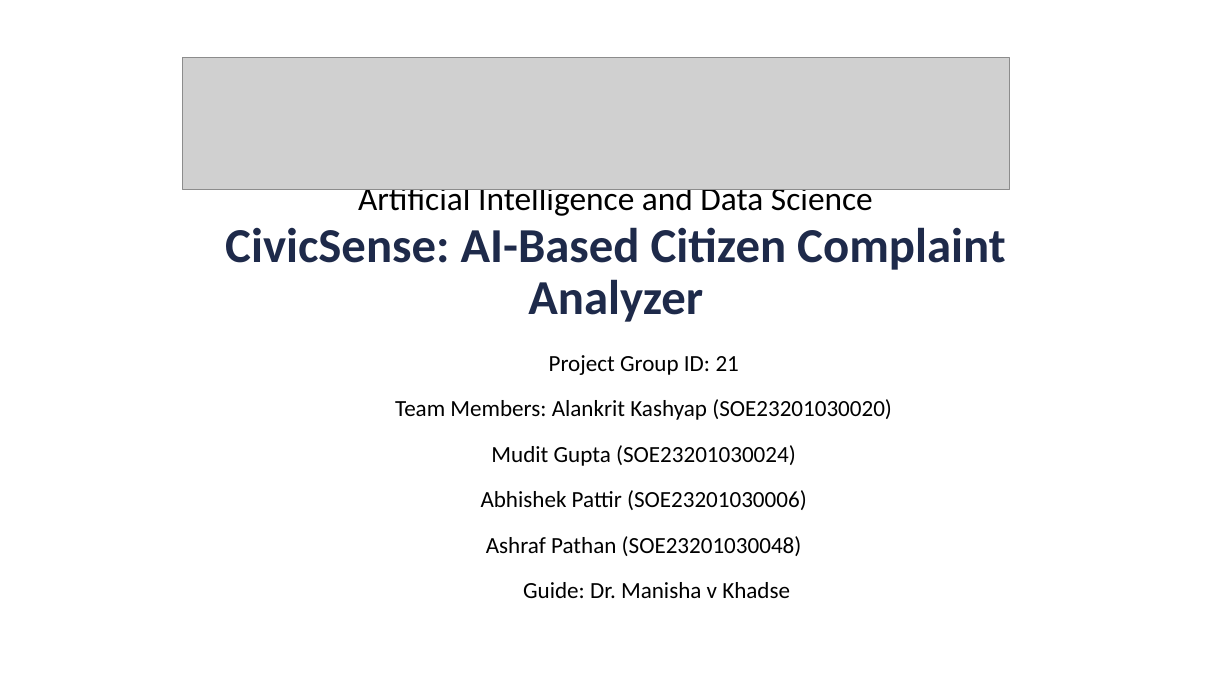
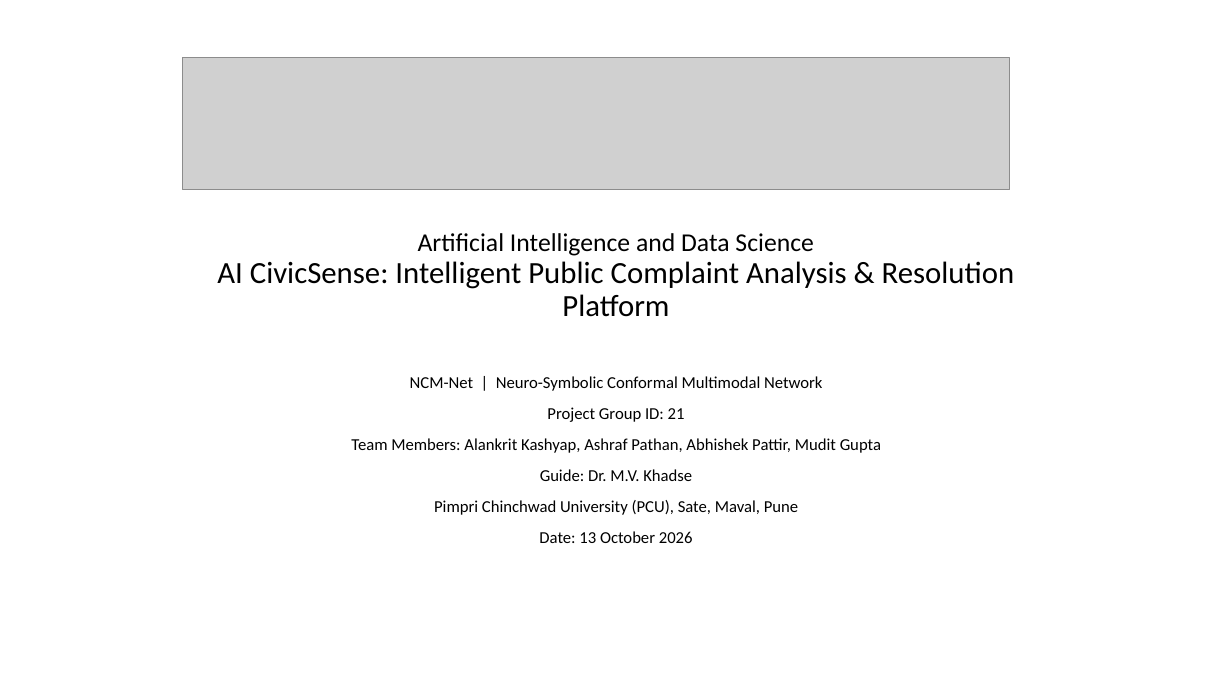
Before and after one commit to Mudit021/CivicSense-AI-Based-Citizen-Complaint-Analyzer, a slide deck: slide 1 of Project_Presentation.pptx. Drawn at 1232x693 pixels with LibreOffice and Linux fonts; fonts in the diff are those of the drawing; grey boxes stand for pictures. Boxes give left, top, right and bottom in pixels: in the first picture for what was removed or moved away, otherwise in the second. Text is boxed around its words. In the diff, an @@ line names an element or a change of style, - is before the commit and + after.

```diff
--- a/Project_Presentation.pptx
+++ b/Project_Presentation.pptx
@@ title "Artificial Intelligence and Data Science": place and size @@
-title "Artificial Intelligence and Data Science" at (225,182,1006,322)
+title "Artificial Intelligence and Data Science" at (217,233,1015,317)
@@ title at (418,233,813,256): size 26 to 20 pt in "Artificial Intelligence and Data Science"; less space between paragraphs @@
@@ title at (217,261,1015,317): text changed; size 38 to 24 pt; text colour #1E2A4A to #000000; bold off @@
-CivicSense: AI-Based Citizen Complaint Analyzer
+AI CivicSense: Intelligent Public Complaint Analysis & Resolution Platform
@@ subtitle "NCM-Net | Neuro-Symbolic Conformal Multimodal ...": place and size @@
-subtitle "NCM-Net | Neuro-Symbolic Conformal Multimodal ..." at (395,355,892,598)
+subtitle "NCM-Net | Neuro-Symbolic Conformal Multimodal ..." at (351,376,881,543)
@@ subtitle at (410,376,822,391): paragraph added @@
+NCM-Net | Neuro-Symbolic Conformal Multimodal Network
@@ subtitle at (547,407,685,422): size 18 to 13 pt in "Project Group ID: 21"; less space between paragraphs @@
@@ subtitle at (351,438,881,543): text changed; size 18 to 13 pt @@
-Team Members: Alankrit Kashyap (SOE23201030020)
-Mudit Gupta (SOE23201030024)
-Abhishek Pattir (SOE23201030006)
-Ashraf Pathan (SOE23201030048)
-Guide: Dr. Manisha v Khadse
+Team Members: Alankrit Kashyap, Ashraf Pathan, Abhishek Pattir, Mudit Gupta
+Guide: Dr. M.V. Khadse
+Pimpri Chinchwad University (PCU), Sate, Maval, Pune
+Date: 13 October 2026
```
Also in this commit, not shown: 7 other slides changed, 5 slides added, 4 slides removed, 28 other files.
